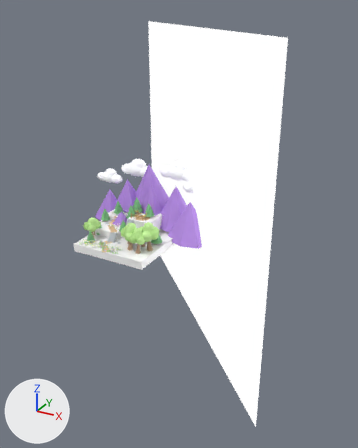
One commit to the glTF model Assets/Models_Exported/map_25d.glb: the scene before it, then after it.
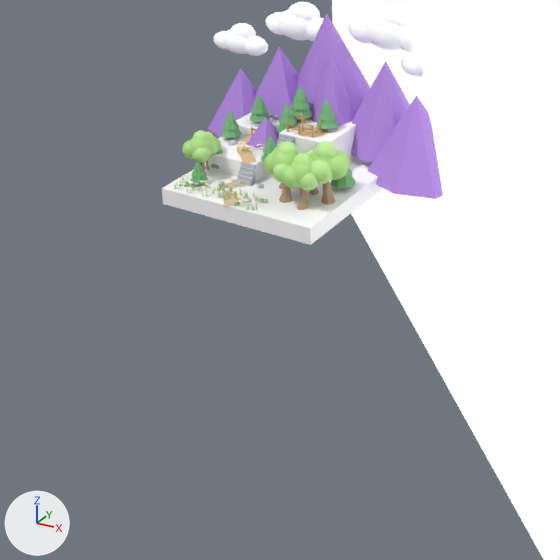
Old and new are each drawn whole from a 50 mm lens placed at (46.0, -51.0, 32.5), pointed at (12.5, 10.0, 2.0) and again close up on the part from 0% to 71% of the width and 35% to 92% of the height. Lighting does not change. The marker at lower left points along +X, +Y and +Z. The older version's two pictures come first. Where no turn or scale is listed for an object, it has been applied to the vertices.

Before the edit, the objects in view are built like this:
```python
mat_mat_cliff_dirt = principled_material('Mat_Cliff_Dirt')
mat_mat_cliff_dirt.base_color = (1.0, 1.0, 1.0)  # white #ffffff
mat_mat_cliff_dirt.roughness = 0.85
mat_mat_grass = principled_material('Mat_Grass')
mat_mat_grass.base_color = (1.0, 1.0, 1.0)  # white #ffffff
mat_mat_grass.roughness = 0.65
me_cloud_1_mesh = bpy.data.meshes.new('Cloud_1_Mesh')
me_cloud_1_mesh.from_pydata(...)  # 248 vertices, 480 faces; spans x -0.87..4.98, y 13.22..15.78, z 6.78..9.74
me_cloud_1_mesh.materials.append(mat_mat_cartoon_cloud)  # white #fafcff, glowing grey #797a7c
me_landing_pavers_mesh = bpy.data.meshes.new('Landing_Pavers_Mesh')
me_landing_pavers_mesh.from_pydata(...)  # 32 vertices, 48 faces; spans x 5.18..6.12, y 7.04..7.96, z 2.5..2.525
me_landing_pavers_mesh.materials.append(mat_mat_grass_pavers)  # white #ffffff
me_terrain_mesh = bpy.data.meshes.new('Terrain_Mesh')
me_terrain_mesh.from_pydata(...)  # 263 vertices, 480 faces; spans x 0.0..12.0, y 0.0..12.0, z -3.2..2.5
# faces by material slot: [288, 156, 36]
me_terrain_mesh.materials.append(mat_mat_grass)  # white #ffffff
me_terrain_mesh.materials.append(mat_mat_cliff_dirt)  # white #ffffff
me_terrain_mesh.materials.append(mat_mat_cliff_rock)  # grey #7c8690
ob_sm_cloud_01 = bpy.data.objects.new('SM_Cloud_01', me_cloud_1_mesh)
ob_sm_cloud_01.location = (0.0, 0.0, 0.0)
ob_sm_terrain_chunk = bpy.data.objects.new('SM_Terrain_Chunk', me_terrain_mesh)
ob_sm_terrain_chunk.location = (0.0, 0.0, 0.0)
ob_sm_tier2_pavers = bpy.data.objects.new('SM_Tier2_Pavers', me_landing_pavers_mesh)
ob_sm_tier2_pavers.location = (0.0, 0.0, 0.0)
# also in view: 'SM_Mountains_Background' at (6.8, 11.5, 4.7); 'SM_Cloud_02' at (9.6, 15.0, 8.8); 'SM_Tree_Deciduous_01' at (8.4, 2.6, 2.1); 'SM_Tree_Deciduous_05' at (11.0, 3.6, 2.2); 'SM_Tree_Deciduous_03' at (10.0, 2.4, 1.9)
```
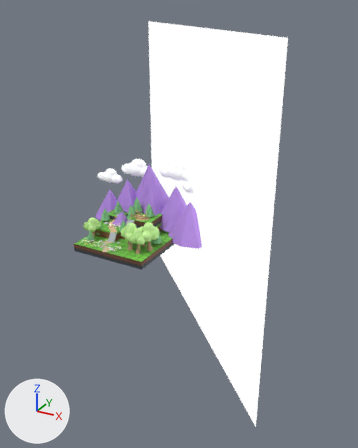
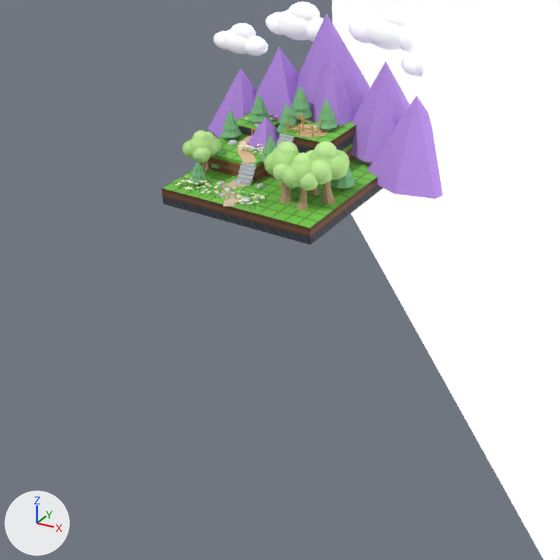
Location of each change, [x1, y1, x2, y2] in pixels of the close-ups (560 x 560 px):
```json
{"object": "SM_Terrain_Chunk", "change": "surface changed", "before": [162, 113, 383, 245], "after": [162, 113, 383, 245], "on screen": "darker"}
{"object": "SM_Tier2_Pavers", "change": "surface changed", "before": [282, 129, 298, 136], "after": [282, 129, 298, 136]}
```

Edits to the scene script, one JSON object a line:
```json
{"op": "add", "block": "img_tex_cliff_dirt", "code": ["img_tex_cliff_dirt = load_image('Tex_Cliff_Dirt', '_unpacked/Tex_Cliff_Dirt', 256, 256, 'sRGB')"]}
{"op": "add", "block": "img_tex_grass_grid", "code": ["img_tex_grass_grid = load_image('Tex_Grass_Grid', '_unpacked/Tex_Grass_Grid', 256, 256, 'sRGB')"]}
{"op": "remove", "block": "mat_mat_grass", "code": "mat_mat_grass.base_color = (1.0, 1.0, 1.0)  # white #ffffff"}
{"op": "add", "block": "mat_mat_grass", "code": "mat_mat_grass.texture = img_tex_grass_grid"}
{"op": "remove", "block": "mat_mat_cliff_dirt", "code": "mat_mat_cliff_dirt.base_color = (1.0, 1.0, 1.0)  # white #ffffff"}
{"op": "add", "block": "mat_mat_cliff_dirt", "code": "mat_mat_cliff_dirt.texture = img_tex_cliff_dirt"}
```
